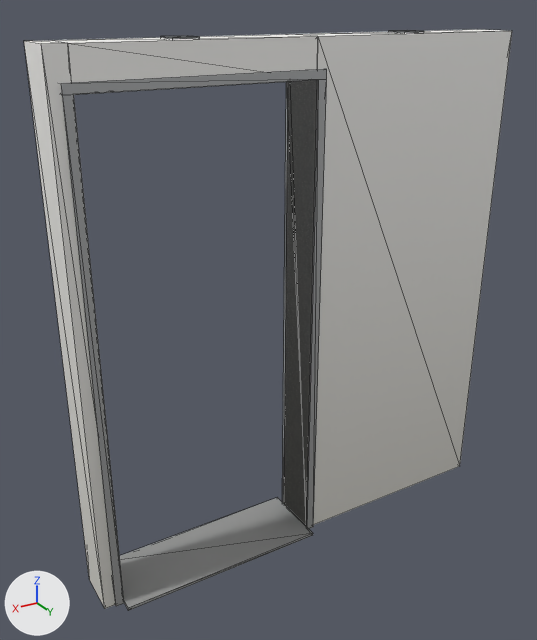
Before and after pictures for a commit that changed the glTF model models/kit/doorWallM_concrete.glb.
Camera for both pictures: a 50 mm camera at (1.64, 2.48, 2.32) aimed at (0.11, -0.06, 1.05). Lighting does not change. The marker at lower left points along +X, +Y and +Z. The older version comes first. Mesh edges are drawn as thin lines. Vertices at exactly the same position are counted once.

The first picture shows 'doorWallM_concrete'.
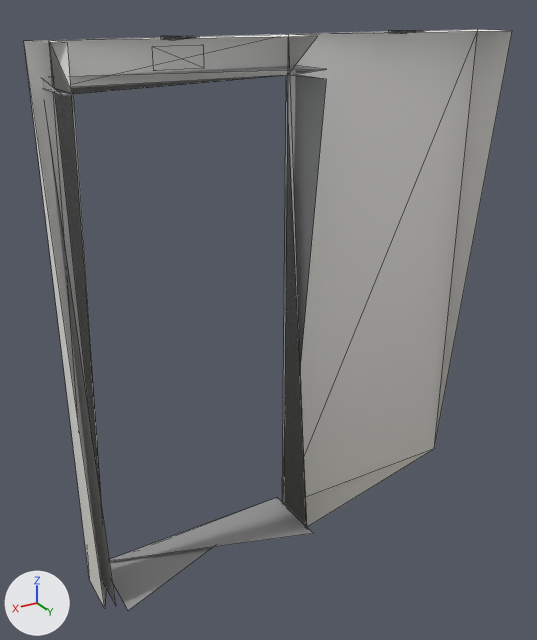
Patch to the scene script:
```diff
--- a/models/kit/doorWallM_concrete.glb.py
+++ b/models/kit/doorWallM_concrete.glb.py
@@ me_base @@
 # used by ob_doorwallm_concrete; location = (0.0, 0.0, 0.0)
-me_base.from_pydata(...)  # 100 vertices, 180 faces; spans x -1.0..1.0, y -0.2..0.16, z 0.0..2.21
+me_base.from_pydata(...)  # 78 vertices, 114 faces; spans x -1.0..1.0, y -0.2..0.16, z 0.0..2.21
+# me_base part 1
+# 14 vertices are removed from x -1.0..1.0, y 0.05..0.16, z 0.0..2.21
+# 54 faces are deleted
+# other edits to the shape of me_base do not show in these pictures
 me_base.materials.append(mat_concrete)
-me_base.materials.append(mat_lamp)
 me_base.materials.append(mat_steel)
```

Changed parts and their boxes [x1, y1, x2, y2] in the pictures (537 x 640 px):
part 1 of me_base, deleted: before [24, 31, 512, 611]
